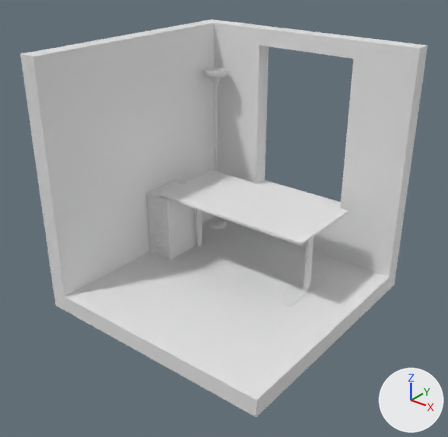
A saved change to the glTF model static/models/room.glb.
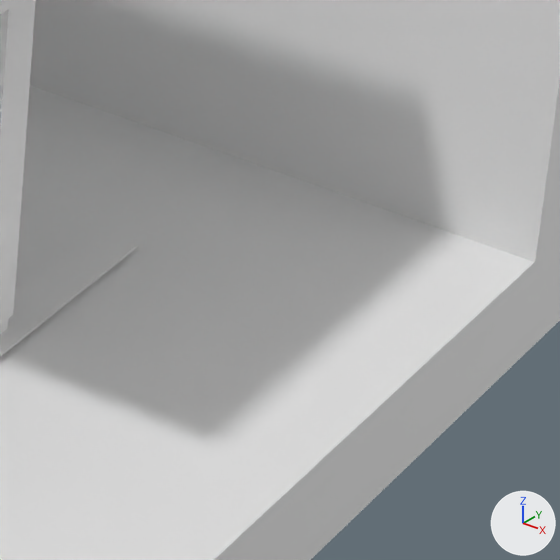
There are two pictures of each version: one whole from a camera (50 mm lens) standing at (15.51, -19.78, 15.41) and looking at (0.23, -0.68, 3.57), one close up on the part from 69% to 88% of the width and 54% to 74% of the height. Arrows for +X, +Y and +Z are at lower right; the lights stay in place. Where no turn or scale is listed for an object, it has been applied to the vertices.

The older version as bpy lines, for what is in view:
```python
me_cube = bpy.data.meshes.new('Cube')
me_cube.from_pydata(...)  # 72 vertices, 84 faces; spans x -3.36..3.36, y -1.69..1.69, z -3.1..0.13
me_cube_004 = bpy.data.meshes.new('Cube.004')
me_cube_004.from_pydata(...)  # a box spanning x -5.75..5.75, y -5.75..5.75, z -0.4..0.4
me_cube_006 = bpy.data.meshes.new('Cube.006')
me_cube_006.from_pydata(...)  # 16 vertices, 32 faces; spans x -5.35..5.35, y -0.4..0.4, z -5.35..5.35
ob_floor = bpy.data.objects.new('floor', me_cube_004)
ob_floor.location = (0.017, 0.011, -0.406)
ob_top_part = bpy.data.objects.new('top-part', me_cube)
ob_top_part.location = (0.008, 1.61, 3.255)
ob_wall_right = bpy.data.objects.new('wall-right', me_cube_006)
ob_wall_right.location = (0.419, 5.357, 5.344)
# also in view: 'legs' at (0.01, 1.61, 1.64)
```
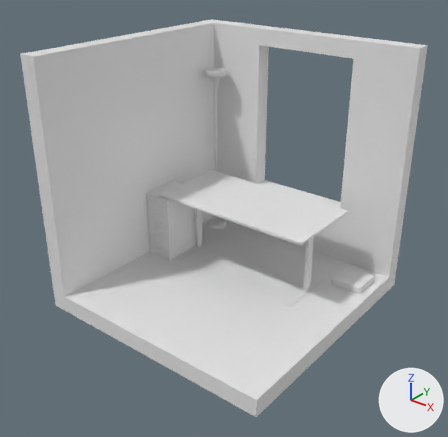
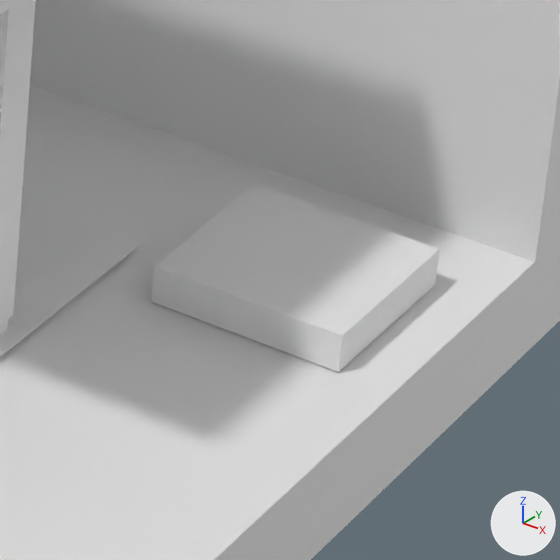
Boxes [x1, y1, x2, y2] around the edits, measured in the close-ups (560 x 560 px):
'Scales', added: after [151, 184, 440, 372]

The change, as a diff of the scene's bpy script:
```diff
--- a/static/models/room.glb.py
+++ b/static/models/room.glb.py
@@ me_cube_003 @@
+me_cube_003.from_pydata(...)  # a box spanning x -0.731..0.731, y -0.731..0.731, z -0.147..0.147
@@ ob_scales @@
+ob_scales = bpy.data.objects.new('Scales', me_cube_003)
+ob_scales.location = (4.627, 3.481, 0.154)
```
